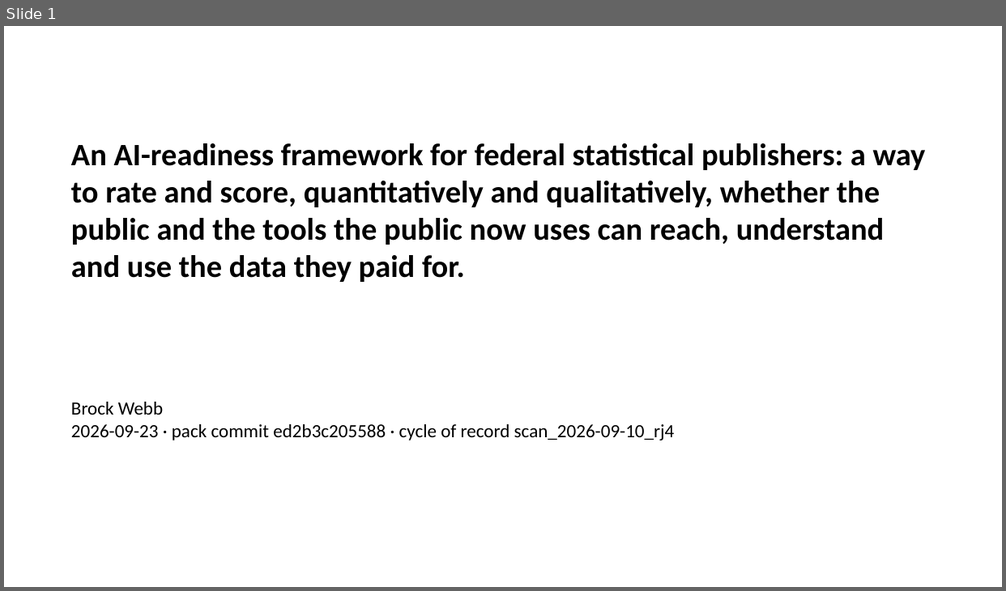
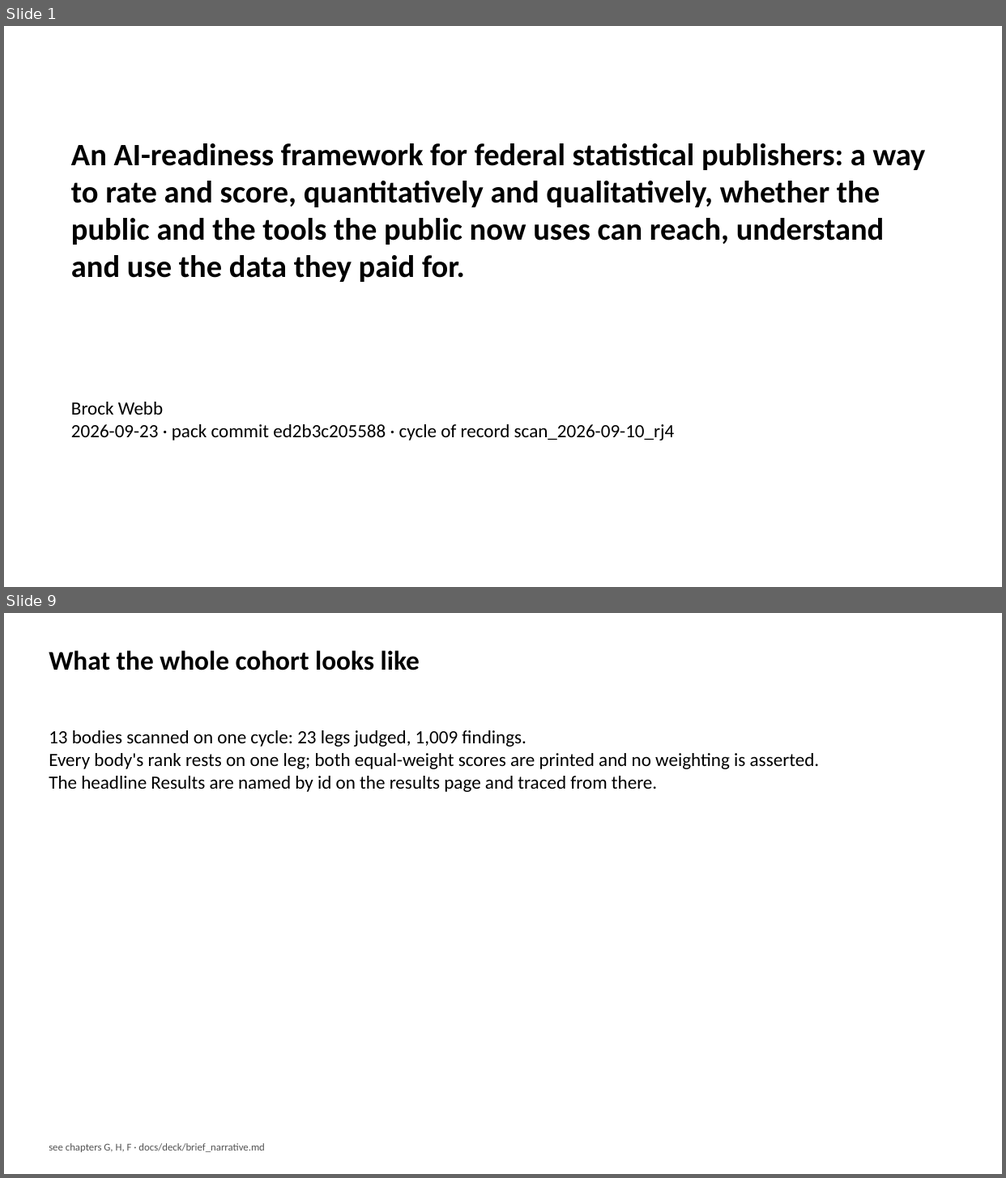
Before and after one commit to brockwebb/ai-readiness-kg, a slide deck: docs/deck/brief_deck.pptx. Shown one above the other, each under a label of ours: slide 1 before the commit, slides 1 and 9 after it; the slides between them are not shown. The pictures are 1006x591 and 1006x1178 pixels, drawn with LibreOffice and Linux fonts; fonts in the diff are those of the drawing. Boxes give left, top, right and bottom in pixels: in the first picture for what was removed or moved away, otherwise in the second. Text is boxed around its words. In the diff, an @@ line names an element or a change of style, - is before the commit and + after.

```diff
--- a/docs/deck/brief_deck.pptx
+++ b/docs/deck/brief_deck.pptx
@@ slide 9 added at (4,613,1002,1174), background #FFFFFF @@
@@ text added at (49,650,420,671), 26 pt, text #000000, bold @@
+What the whole cohort looks like
@@ text added at (49,730,820,792), 18 pt, text #000000 @@
+13 bodies scanned on one cycle: 23 legs judged, 1,009 findings.
+Every body's rank rests on one leg; both equal-weight scores are printed and no weighting is asserted.
+The headline Results are named by id on the results page and traced from there.
@@ text added at (49,1144,265,1152), 10 pt, text #555555 @@
+see chapters G, H, F · docs/deck/brief_narrative.md
```
Also in this commit, not shown: 9 other slides added, 4 other files.
